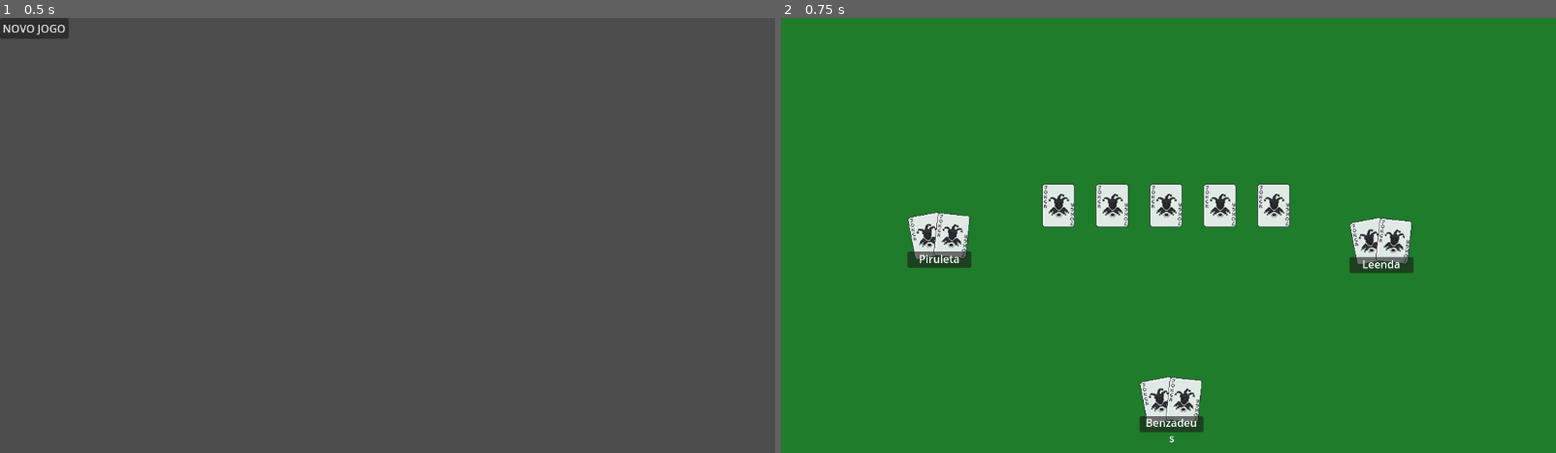
Above: before the commit, frames 1-2 (left to right).
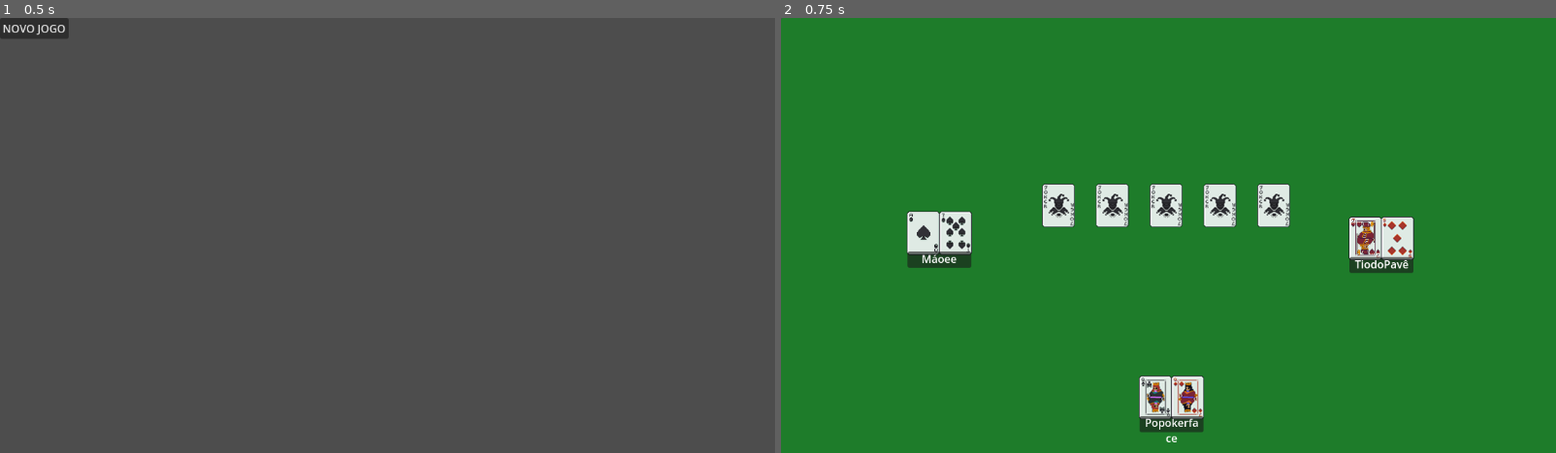
Above: after the commit, the same moments.

Repository: BrandonDiasDev/jambalaia-table
Game: Godot game, scene res://cenas/main.tscn
The game is run twice, just before and just after one commit, with the same random seed, the same clock (stepped at 60 frames per second) and the same inputs.
Inputs:
- Up to frame 1 (0.5 s): no input
- Up to frame 2 (0.75 s): click "NOVO JOGO" at 0.5 s

Frame 1 is identical in both runs. In frame 2, 2.1% of the frame differs, in the area x 16-82%, y 44-98%.

Commit message:
todas as cartas foram distribuidas

Diff:
--- a/cenas/card.tscn
+++ b/cenas/card.tscn
@@ -1,11 +1,15 @@
-[gd_scene load_steps=2 format=3 uid="uid://yoagopmbt316"]
+[gd_scene load_steps=3 format=3 uid="uid://yoagopmbt316"]
 
 [ext_resource type="Texture2D" uid="uid://hwgi247yk3p6" path="res://assets/imgs/R_D.png" id="1_dl6mr"]
+[ext_resource type="Script" uid="uid://djmmv4vj4m8t6" path="res://scripts/card/card.gd" id="1_w8edx"]
 
-[node name="Card" type="Control"]
+[node name="Card" type="Control" groups=["card_in_hand"]]
 layout_mode = 3
 anchors_preset = 0
+script = ExtResource("1_w8edx")
 
 [node name="naipe_carta" type="TextureRect" parent="."]
 layout_mode = 0
+offset_right = 49.0
+offset_bottom = 65.0
 texture = ExtResource("1_dl6mr")
--- a/cenas/player.tscn
+++ b/cenas/player.tscn
@@ -1,6 +1,7 @@
-[gd_scene load_steps=2 format=3 uid="uid://ctfhe1t7qc57c"]
+[gd_scene load_steps=3 format=3 uid="uid://ctfhe1t7qc57c"]
 
 [ext_resource type="PackedScene" uid="uid://yoagopmbt316" path="res://cenas/card.tscn" id="1_8or6t"]
+[ext_resource type="Script" uid="uid://d2a6p4u4gfjtv" path="res://scripts/player/player.gd" id="1_unwft"]
 
 [node name="player" type="Control" groups=["player"]]
 layout_mode = 3
@@ -18,27 +19,24 @@
 pivot_offset = Vector2(25, 29)
 size_flags_horizontal = 6
 size_flags_vertical = 6
+script = ExtResource("1_unwft")
 
 [node name="hand_cards" type="Control" parent="."]
 anchors_preset = 0
 
-[node name="Card1" parent="hand_cards" instance=ExtResource("1_8or6t")]
-layout_mode = 0
-offset_left = 32.0
-offset_top = 33.0
-offset_right = 32.0
-offset_bottom = 33.0
-rotation = -0.18682374
-pivot_offset = Vector2(25, 37)
+[node name="H_card_hands" type="HBoxContainer" parent="hand_cards"]
+layout_mode = 1
+offset_left = 25.0
+offset_top = 29.0
+offset_right = 122.0
+offset_bottom = 113.0
+theme_override_constants/separation = 48
 
-[node name="Card2" parent="hand_cards" instance=ExtResource("1_8or6t")]
-layout_mode = 0
-offset_left = 67.0
-offset_top = 33.0
-offset_right = 67.0
-offset_bottom = 33.0
-rotation = 0.1065843
-pivot_offset = Vector2(25, 38)
+[node name="Card1" parent="hand_cards/H_card_hands" instance=ExtResource("1_8or6t")]
+layout_mode = 2
+
+[node name="Card2" parent="hand_cards/H_card_hands" instance=ExtResource("1_8or6t")]
+layout_mode = 2
 
 [node name="layout" type="Control" parent="."]
 anchors_preset = 0
--- a/configs/game_settings.gd
+++ b/configs/game_settings.gd
@@ -6,4 +6,4 @@
 
 
 func get_players() -> Array:
-	return ["Piruleta", "Benzadeus", "Leenda"]
+	return ["Máoee", "Popokerface", "TiodoPavê"]
--- a/project.godot
+++ b/project.godot
@@ -23,6 +23,7 @@
 [global_group]
 
 player=""
+card_in_hand=""
 
 [rendering]
 
--- /dev/null
+++ b/scripts/card/card.gd
@@ -0,0 +1,57 @@
+class_name Card
+extends Control
+
+const ASSET_FOLDER : String = "res://assets/imgs/"
+@onready var naipe_carta: TextureRect = $naipe_carta
+
+var card_name : String
+var asset_path : String
+
+
+#sets and gets
+
+## Eu to tentando colocar a carta na hand_cards <----- *barulho de mosca*
+
+func init(nome : String, ) -> void:
+	card_name = nome
+
+func set_card_property(str_name : String) -> void:
+
+	set_naipe(str_name)
+
+	print("::DEBUG::")
+	print("self: > ", self)
+	print("name: > ", self.name)
+	print("card_name> ", self.card_name)
+	print("asset_path > ", self.asset_path)
+	print("naipe_carta > ", self.naipe_carta)
+	print(":::::::::")
+
+
+func set_naipe(str_naipe: String) -> bool:
+	var dir = DirAccess.open(ASSET_FOLDER)
+	if dir:
+		var dir_array_files = dir.get_files()
+
+		for file in dir_array_files:
+			if file.contains(str_naipe) and not file.contains("import"):
+				print("Found file naipe: " + file.get_basename())
+				print("File: ", file)
+				asset_path = file
+				var texture: Texture2D = load(ASSET_FOLDER + asset_path)
+
+				if naipe_carta:
+					naipe_carta.set_texture(texture)
+				else:
+					push_warning("cards not found. Creating Naipe Rect.")
+					var naipe_carta: TextureRect = TextureRect.new()
+					naipe_carta.set_texture(texture)
+					self.add_child(naipe_carta)
+
+				asset_path = file
+				return true
+
+	else:
+		push_error("An error occurred when trying to access the path.")
+
+	return false
--- a/scripts/deck/deck.gd
+++ b/scripts/deck/deck.gd
@@ -29,3 +29,15 @@
 
 func get_cards() -> Array:
 	return cards
+
+func draw(qtd_cards : int) -> Array:
+
+	#choose 2 cards and remove it from the deck the top (first element) [0,1,2...] ---> of the array
+	var drawn_cards : Array[String]
+	var poped_card : String
+
+	for i in qtd_cards:
+		poped_card = cards.pop_front()
+		drawn_cards.append(poped_card)
+
+	return drawn_cards
--- a/scripts/game_board.gd
+++ b/scripts/game_board.gd
@@ -10,6 +10,8 @@
 func _init_game() -> void:
 	set_players()
 	prepare_deck()
+	#_set_inital_wallets(players_array)
+	_set_initial_cards()
 
 func prepare_deck() -> void:
 	deck = Deck.new()
@@ -20,11 +22,10 @@
 	var players_array = GameSettings.get_players()
 
 	_name_players_in_table(players_array)
-	#_set_inital_wallets(players_array)
-	_set_initial_cards()
+
 
 func _name_players_in_table(players_array : Array) -> void:
-
+	### tem que mudar, tá loucura e virar função de player
 	var index = 0
 	if players_in_table:
 		for name in players_array:
@@ -37,7 +38,8 @@
 
 
 func _give_cards_to_each_player(num_card : int) -> void:
-	print("I delt %s cards to each player!" % num_card)
+	for player in players_in_table:
+		player.set_cards_in_hand(deck.draw(num_card))
 
 func _put_cards_on_table(num_card: int) -> void:
 	print("I put %s cards on the table!" % num_card)
--- /dev/null
+++ b/scripts/player/player.gd
@@ -0,0 +1,35 @@
+class_name Player
+extends Control
+
+@onready var label_player_name: RichTextLabel = $layout/name
+@onready var hand_cards: Control = $hand_cards
+@onready var h_card_hands: HBoxContainer = $hand_cards/H_card_hands
+
+var player_name : String
+
+func _ready() -> void:
+	set_player_name()
+
+func drop_hand() -> void:
+	for node in h_card_hands.get_children():
+		node.queue_free()
+
+#sets and gets
+
+func set_cards_in_hand(delt_cards : Array[String]) -> void:
+	drop_hand()
+	set_cards_nodes(delt_cards)
+
+func set_cards_nodes(delt_cards : Array[String]) -> void:
+		for card_type in delt_cards:
+			var card_scene = load("res://cenas/card.tscn")
+			var card : Card = card_scene.instantiate()
+
+			card.init(card_type)
+
+			card.set_card_property(card_type)
+			#card.
+			h_card_hands.add_child(card)
+
+func set_player_name() -> void:
+	label_player_name.text = player_name
Not shown, added: scripts/card/card.gd.uid
Not shown, added: scripts/player/player.gd.uid
